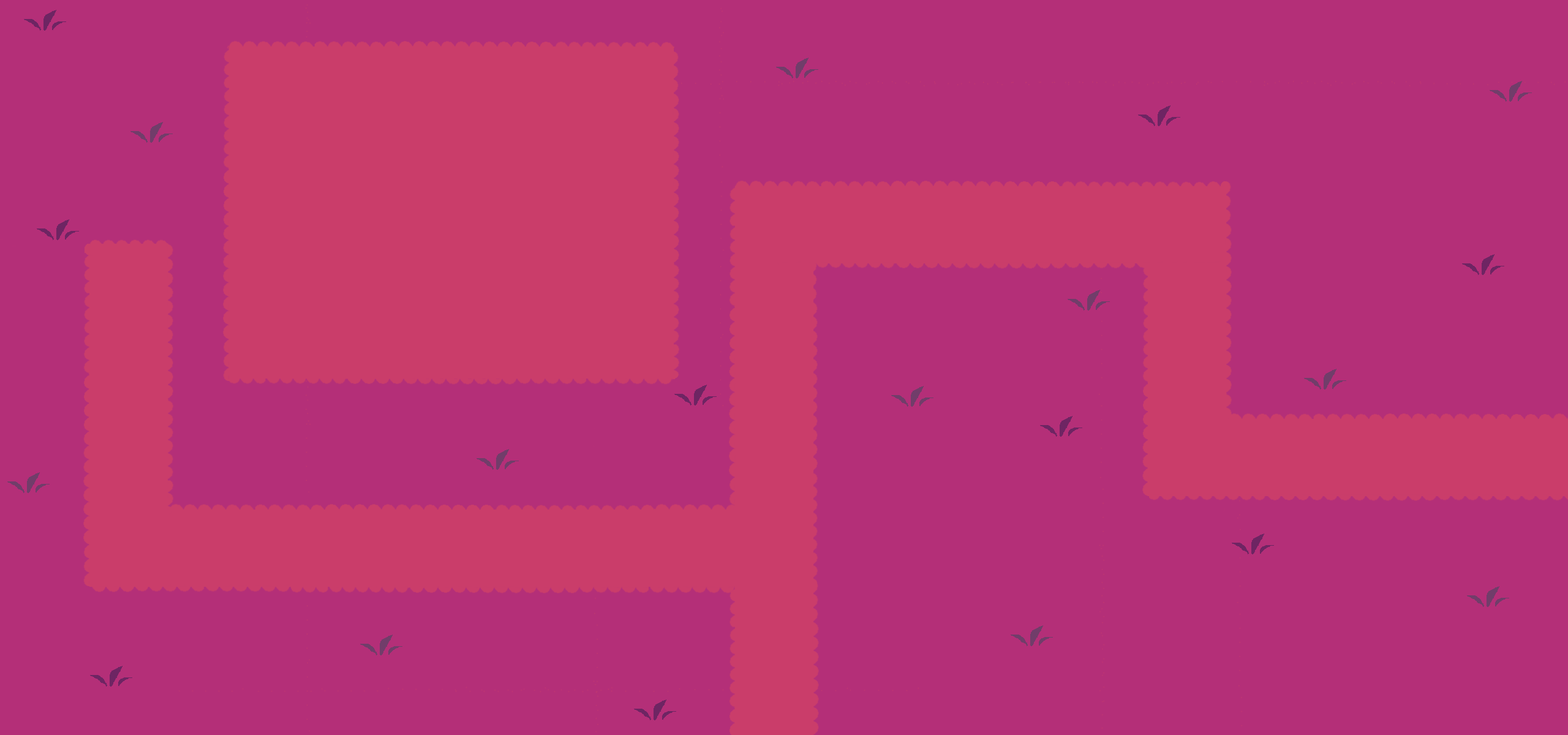
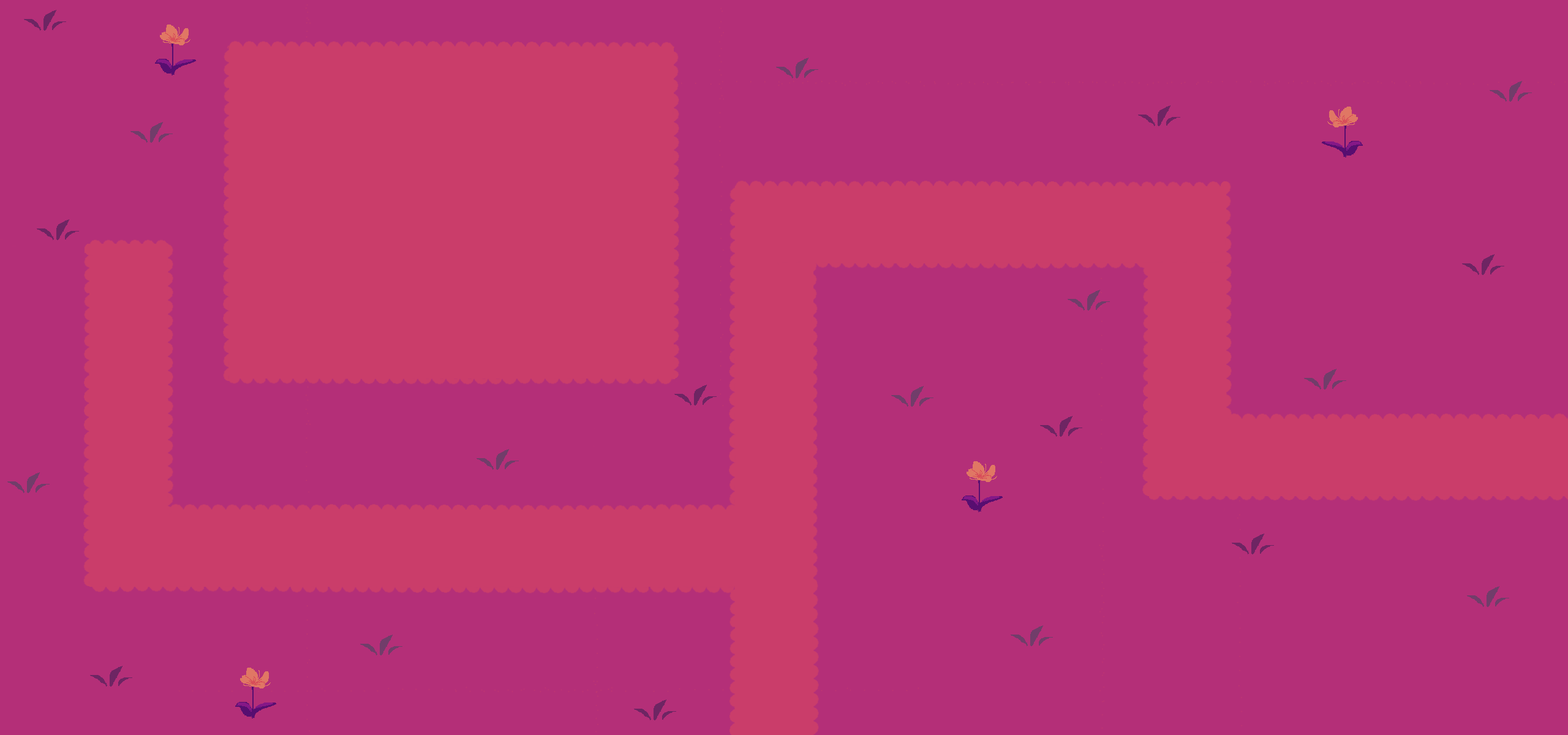
Layer changes from the first 1568×735 image to the second:
added layer "Paint Layer 2" (1st of 5) above "Paint Layer 2" over bbox(235, 667, 277, 719)
added layer "Paint Layer 2" (2nd of 5) above "Paint Layer 2" over bbox(1321, 106, 1363, 158)
added layer "Paint Layer 2" (3rd of 5) above "Paint Layer 2" over bbox(154, 24, 196, 76)
added layer "Paint Layer 2" (4th of 5) above "Paint Layer 1" over bbox(961, 461, 1003, 513)
painted on "Paint Layer 1" (1st of 3) over bbox(154, 24, 1363, 719)
painted on "Paint Layer 1" (2nd of 3) over bbox(154, 39, 1363, 513)
painted on "Paint Layer 1 Merged" over bbox(154, 24, 1333, 719)
painted on "Paint Layer 1" (3rd of 3) over bbox(154, 24, 1363, 719)
painted on "Background" over bbox(154, 24, 1363, 719)